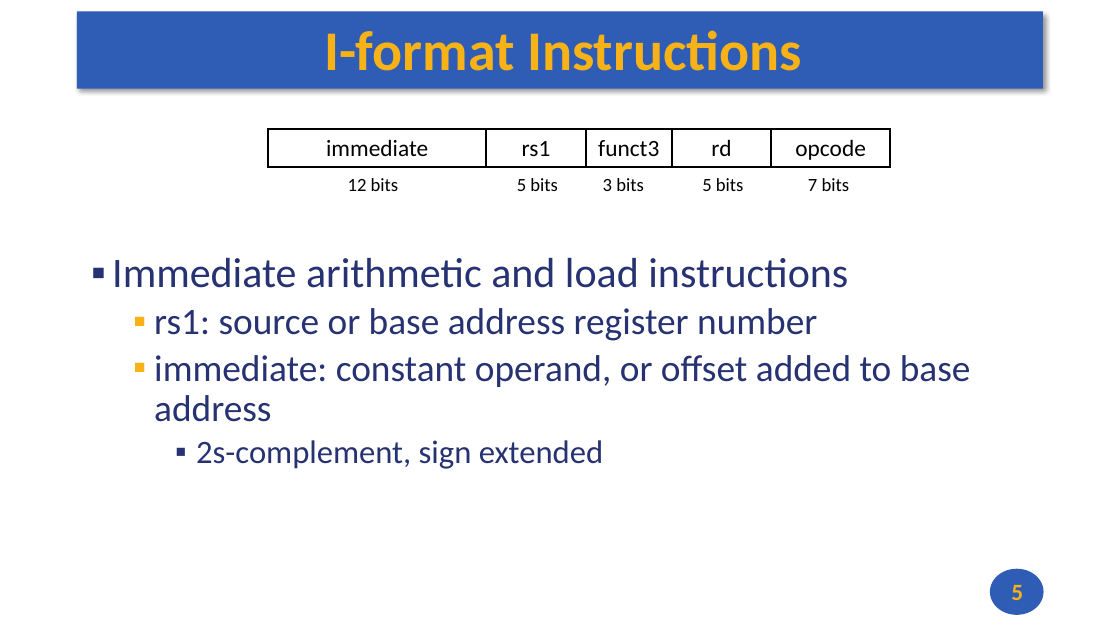
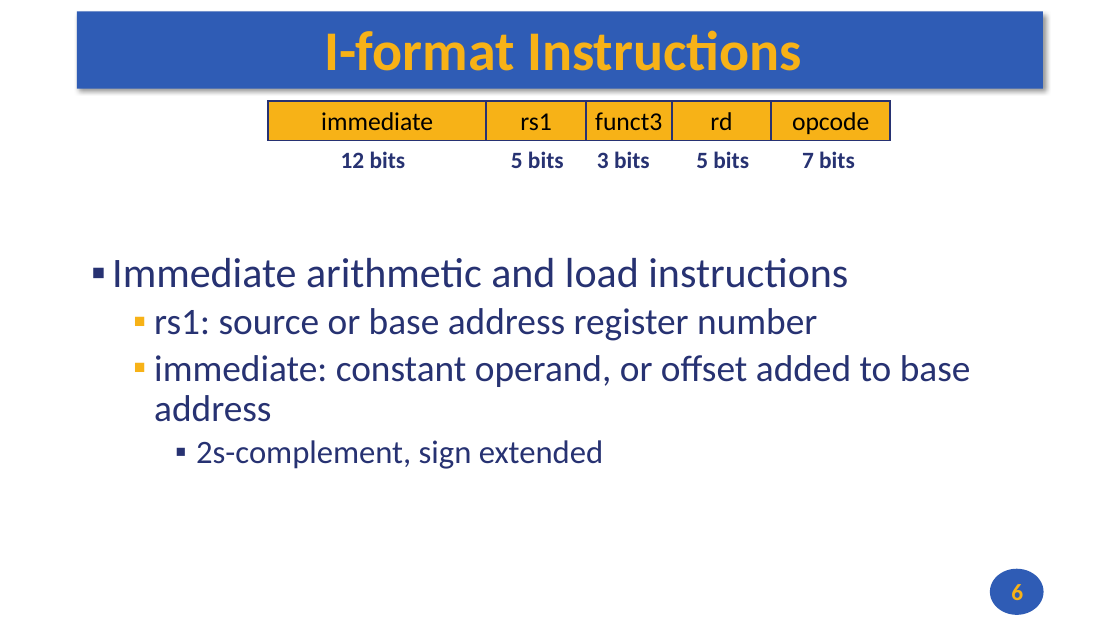
Before and after one commit to andrewt0301/hse-acos-course, a slide deck: slide 6 of docs/part1ca/04_Instructions/CA_Lecture_04.pptx (slide 5 before the commit). Drawn at 1120x630 pixels with LibreOffice and Linux fonts; fonts in the diff are those of the drawing. Boxes give left, top, right and bottom in pixels: in the first picture for what was removed or moved away, otherwise in the second. Text is boxed around its words. In the diff, an @@ line names an element or a change of style, - is before the commit and + after.

Commit message:
Lecture 4 up

```diff
--- a/docs/part1ca/04_Instructions/CA_Lecture_04.pptx
+++ b/docs/part1ca/04_Instructions/CA_Lecture_04.pptx
@@ 5 rectangles: place and size @@
-5 rectangles at (268,129,891,166)
+5 rectangles at (268,101,891,140)
@@ size 20 to 22 pt; fill none to #F7B217; outline #000000 1.5 pt to #273272 1.5 pt in 5 elements at (268,101,486,140), (771,101,891,140), (486,101,586,140), (672,101,771,140), (586,101,671,140) @@
@@ text "12 bits": place and size @@
-text "12 bits" at (348,178,399,191)
+text "12 bits" at (341,151,406,168)
@@ size 16 to 20 pt, text colour #000000 to #273272, bold on in 5 elements at (802,151,855,168), (597,151,650,168), (341,151,406,168), (696,151,749,168), (511,151,564,168) @@
@@ text "5 bits": place and size @@
-text "5 bits" at (517,178,558,191)
+text "5 bits" at (511,151,564,168)
@@ text "3 bits": place and size @@
-text "3 bits" at (603,178,644,191)
+text "3 bits" at (597,151,650,168)
@@ text "5 bits": place and size @@
-text "5 bits" at (702,178,744,191)
+text "5 bits" at (696,151,749,168)
@@ text "7 bits": place and size @@
-text "7 bits" at (808,178,850,191)
+text "7 bits" at (802,151,855,168)
@@ page number at (1011,584,1023,600): text changed @@
-5
+6
```
Also in this commit, not shown: 2 other slides changed, 2 slides added, 1 slide removed, 1 other file.
